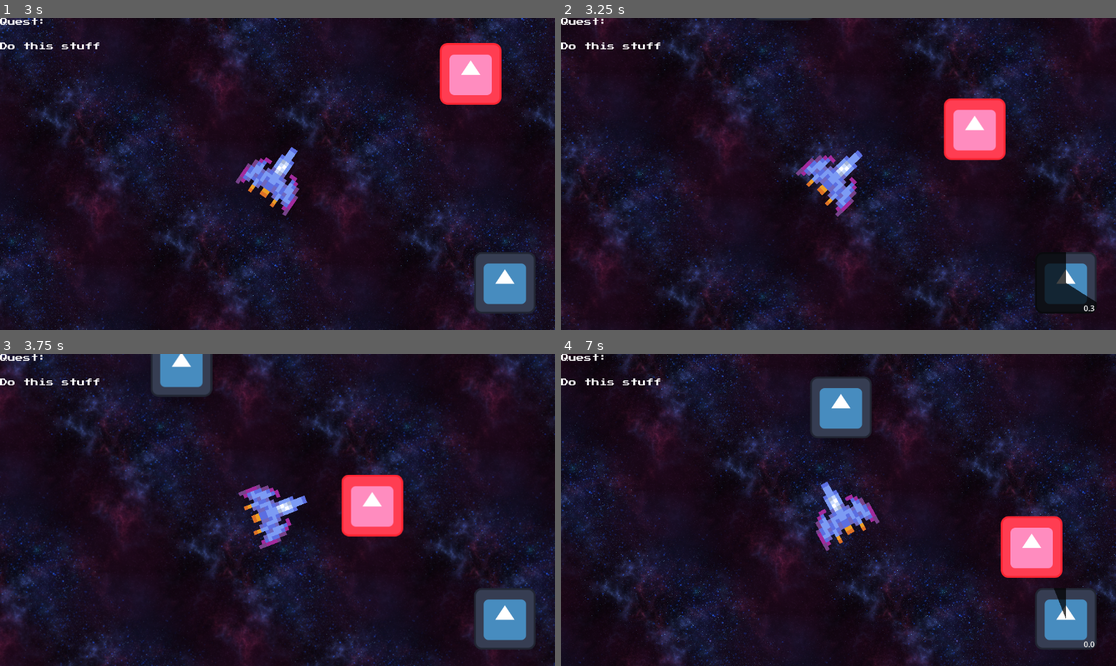
Above: before the commit, frames 1-4 (two rows, left to right).
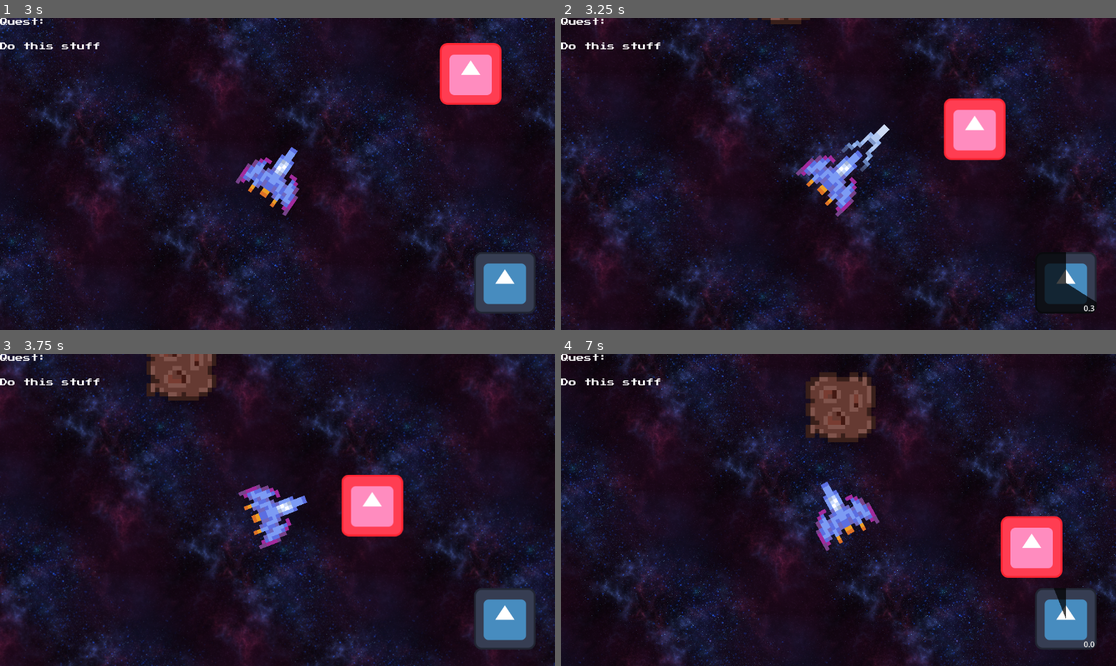
Above: after the commit, the same moments.

Repository: joegriffin2000/starship_jousting_godot
Game: Godot game, scene res://mainspace.tscn
The game is run twice, just before and just after one commit, with the same random seed, the same clock (stepped at 60 frames per second) and the same inputs. The engine's default icon, where the game draws it, is replaced by a stand-in: a white triangle on a blue panel in a dark square.
Inputs (mouse positions are in pixels of both pictures, inside the frame that each line leads up to):
- Up to frame 1 (3 s): click (505, 283) at 0.5 s; drag from (83, 71) to (471, 74) at 1.27 s; tap Enter at 2 s; drag from (166, 189) to (471, 74) at 2.02 s; move the mouse to (333, 105) at 2.77 s; press the mouse at (333, 105) at 2.78 s; hold D (right) from 2.78 s (still down)
- Up to frame 2 (3.25 s): keep holding D (right); tap Space (dash) at 3.05 s
- Up to frame 3 (3.75 s): release D (right) at 3.5 s; release the mouse at (333, 441) at 3.5 s; drag from (249, 572) to (111, 463) at 3.52 s
- Up to frame 4 (7 s): tap Space (dash) at 4.25, 6.5 s; move the mouse to (1005, 556) at 4.27 s; hold A (left) 4.28-5 s; hold Space (dash) 4.28-5 s; tap Mouse wheel up (scroll_up) at 4.35 s; click "Main Menu" at 5 s; tap Enter at 5.75 s; drag from (672, 463) to (1032, 410) at 5.77 s; move the mouse to (866, 510) at 6.52 s; hold A (left) from 6.53 s (still down); hold Space (dash) from 6.53 s (still down); click (866, 510) at 6.67 s

Frame 1 is identical in both runs. In frame 2, 0.4% of the frame differs, in the area x 33-60%, y 0-50%; in frame 3, 1.6%; in frame 4, 2.4%, in the area x 44-57%, y 5-29%.

Commit message:
LANCE and also button textures
lance and button textures yippppeeeeee

Diff:
--- a/UI/shop_menu.tscn
+++ b/UI/shop_menu.tscn
@@ -1,12 +1,13 @@
-[gd_scene load_steps=5 format=3 uid="uid://btbb3t0k66qi8"]
+[gd_scene load_steps=7 format=3 uid="uid://btbb3t0k66qi8"]
 
 [ext_resource type="Script" path="res://UI/shop_menu.gd" id="1_71syl"]
 [ext_resource type="Script" path="res://UI/upgrade.gd" id="2_32nsl"]
 [ext_resource type="Texture2D" uid="uid://deak4o1xsi0rn" path="res://Sprites/icon.svg" id="3_vhqgl"]
 [ext_resource type="PackedScene" uid="uid://5ljy53wtfp4g" path="res://UI/quest.tscn" id="4_h1yxy"]
+[ext_resource type="Texture2D" uid="uid://dfo3dhjbefiga" path="res://Sprites/quest_btn.png" id="5_n2y5n"]
+[ext_resource type="Texture2D" uid="uid://bxe2outbioo87" path="res://Sprites/upgrade_btn.png" id="6_kyxv6"]
 
 [node name="CanvasLayer" type="CanvasLayer"]
-visible = false
 script = ExtResource("1_71syl")
 
 [node name="Panel" type="Panel" parent="."]
@@ -24,6 +25,7 @@
 size_flags_stretch_ratio = 1.2
 
 [node name="Upgrades" type="Panel" parent="Panel"]
+visible = false
 self_modulate = Color(1, 1, 1, 0)
 clip_contents = true
 layout_mode = 1
@@ -67,7 +69,6 @@
 stretch_mode = 0
 
 [node name="Quests" type="Panel" parent="Panel"]
-visible = false
 self_modulate = Color(1, 1, 1, 0)
 clip_contents = true
 layout_mode = 1
@@ -86,16 +87,18 @@
 layout_mode = 1
 
 [node name="QuestButton" type="TextureButton" parent="Panel"]
+texture_filter = 1
 layout_mode = 1
 anchors_preset = -1
 anchor_right = 0.133
 anchor_bottom = 0.5
 offset_right = 0.32
 grow_vertical = 2
-texture_normal = ExtResource("3_vhqgl")
+texture_normal = ExtResource("5_n2y5n")
 stretch_mode = 0
 
 [node name="UpgradeButton" type="TextureButton" parent="Panel"]
+texture_filter = 1
 layout_mode = 1
 anchors_preset = -1
 anchor_top = 0.5
@@ -103,7 +106,7 @@
 anchor_bottom = 1.0
 offset_right = 0.32
 grow_vertical = 2
-texture_normal = ExtResource("3_vhqgl")
+texture_normal = ExtResource("6_kyxv6")
 stretch_mode = 0
 
 [connection signal="gui_input" from="Panel/Upgrades" to="." method="_on_upgrades_gui_input"]
--- a/fonts/pixelFont.tres
+++ b/fonts/pixelFont.tres
@@ -1,6 +1,6 @@
 [gd_resource type="FontVariation" load_steps=2 format=3 uid="uid://cqgxin5irqgf7"]
 
-[ext_resource type="FontFile" uid="uid://cjg5r33t68mr1" path="res://fonts/PressStart2P-vaV7.ttf" id="1_boj2a"]
+[ext_resource type="FontFile" uid="uid://cjg5r33t68mr1" path="res://Fonts/PressStart2P-vaV7.ttf" id="1_boj2a"]
 
 [resource]
 base_font = ExtResource("1_boj2a")
--- /dev/null
+++ b/lance.tscn
@@ -0,0 +1,17 @@
+[gd_scene load_steps=3 format=3 uid="uid://j7jr5qp7ch07"]
+
+[ext_resource type="Script" path="res://logic/hitbox.gd" id="1_fkdir"]
+[ext_resource type="Texture2D" uid="uid://c5cri7mb6umyu" path="res://Sprites/lance.png" id="1_gcfi3"]
+
+[node name="Hitbox" type="Area2D"]
+script = ExtResource("1_fkdir")
+
+[node name="Sprite2D" type="Sprite2D" parent="."]
+texture_filter = 1
+scale = Vector2(7.875, 7.875)
+texture = ExtResource("1_gcfi3")
+
+[node name="CollisionPolygon2D" type="CollisionPolygon2D" parent="."]
+position = Vector2(0, 11.5)
+scale = Vector2(1, 0.818452)
+polygon = PackedVector2Array(33, 63, 8, -63, -8, -63, -33, 63)
--- a/logic/hurtbox.gd
+++ b/logic/hurtbox.gd
@@ -16,3 +16,6 @@
 		return
 	if owner.has_method("take_damage"):
 		owner.take_damage()
+	else:
+		if ShipData.dash:
+			print("DASHING")
--- /dev/null
+++ b/logic/lance.gd
@@ -0,0 +1,11 @@
+extends Hitbox
+
+
+# Called when the node enters the scene tree for the first time.
+func _ready() -> void:
+	pass
+
+
+# Called every frame. 'delta' is the elapsed time since the previous frame.
+func _process(delta: float) -> void:
+	pass
--- a/logic/ship.gd
+++ b/logic/ship.gd
@@ -20,9 +20,11 @@
 			dash.start_cd(ShipData.dash_cd)
 			rotation_direction = 0
 			velocity = -transform.y * ShipData.dash_speed
+			$Lance.show()
 
 		if !ShipData.dash:
 			rotation_direction = Input.get_axis("left", "right")
+			$Lance.hide()
 
 		if !action.is_in_action():
 			velocity = transform.y * -Input.get_action_strength("up") * ShipData.speed
--- a/mainspace.tscn
+++ b/mainspace.tscn
@@ -27,16 +27,16 @@
 position = Vector2(-1579, -384)
 rotation = 0.390954
 
-[node name="Ship" parent="." instance=ExtResource("1_31b5h")]
-position = Vector2(-8, -10)
-
-[node name="Camera2D" type="Camera2D" parent="Ship"]
-
 [node name="Rock" parent="." instance=ExtResource("3_ajql6")]
 position = Vector2(-3, -508)
 
 [node name="DmgRock" parent="." instance=ExtResource("5_ysiwv")]
 position = Vector2(393, -218)
+
+[node name="Ship" parent="." instance=ExtResource("1_31b5h")]
+position = Vector2(-8, -10)
+
+[node name="Camera2D" type="Camera2D" parent="Ship"]
 
 [node name="HUD" parent="." instance=ExtResource("4_m7kfs")]
 
--- a/rock.tscn
+++ b/rock.tscn
@@ -1,7 +1,8 @@
-[gd_scene load_steps=4 format=3 uid="uid://cq1e813uoit5d"]
+[gd_scene load_steps=5 format=3 uid="uid://cq1e813uoit5d"]
 
 [ext_resource type="Script" path="res://logic/rock.gd" id="1_1wogh"]
-[ext_resource type="Texture2D" uid="uid://deak4o1xsi0rn" path="res://Sprites/icon.svg" id="1_54toe"]
+[ext_resource type="Texture2D" uid="uid://d1vdk68ikcdio" path="res://Sprites/rock.png" id="2_vgtg2"]
+[ext_resource type="Script" path="res://logic/hurtbox.gd" id="3_68cq6"]
 
 [sub_resource type="CircleShape2D" id="CircleShape2D_6h3ik"]
 radius = 72.2496
@@ -11,7 +12,15 @@
 script = ExtResource("1_1wogh")
 
 [node name="Sprite2D" type="Sprite2D" parent="."]
-texture = ExtResource("1_54toe")
+texture_filter = 1
+scale = Vector2(9.0625, 9.0625)
+texture = ExtResource("2_vgtg2")
 
 [node name="CollisionShape2D" type="CollisionShape2D" parent="."]
 shape = SubResource("CircleShape2D_6h3ik")
+
+[node name="Hurtbox" type="Area2D" parent="."]
+script = ExtResource("3_68cq6")
+
+[node name="CollisionShape2D" type="CollisionShape2D" parent="Hurtbox"]
+shape = SubResource("CircleShape2D_6h3ik")
--- a/ship.tscn
+++ b/ship.tscn
@@ -1,8 +1,9 @@
-[gd_scene load_steps=5 format=3 uid="uid://e1bi5rviiufr"]
+[gd_scene load_steps=6 format=3 uid="uid://e1bi5rviiufr"]
 
 [ext_resource type="Script" path="res://logic/ship.gd" id="1_i8hbr"]
 [ext_resource type="Texture2D" uid="uid://om46hfkv7o05" path="res://Sprites/ship.png" id="2_g8wrt"]
 [ext_resource type="Script" path="res://logic/dash.gd" id="4_aff75"]
+[ext_resource type="PackedScene" uid="uid://j7jr5qp7ch07" path="res://lance.tscn" id="5_aex22"]
 [ext_resource type="Script" path="res://logic/action.gd" id="5_rp1k1"]
 
 [node name="Ship" type="CharacterBody2D"]
@@ -25,4 +26,7 @@
 one_shot = true
 script = ExtResource("4_aff75")
 
+[node name="Lance" parent="." instance=ExtResource("5_aex22")]
+position = Vector2(0, -101)
+
 [connection signal="timeout" from="Action_Timer" to="Action_Timer" method="_on_action_timeout"]
Binary file added: Sprites/btn.png
Not shown, added: Sprites/btn.png.import
Binary file added: Sprites/lance.png
Not shown, added: Sprites/lance.png.import
Binary file added: Sprites/quest_btn.png
Not shown, added: Sprites/quest_btn.png.import
Binary file added: Sprites/rock.png
Not shown, added: Sprites/rock.png.import
Binary file added: Sprites/upgrade_btn.png
Not shown, added: Sprites/upgrade_btn.png.import
Not shown, changed: fonts/PressStart2P-vaV7.ttf.import
Not shown: 1 places in mainspace.tscn that only renumber resources
(and 3 more such lines)
